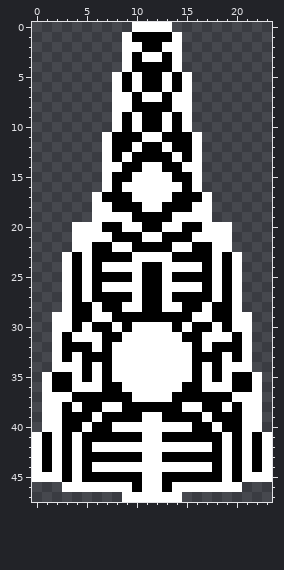
Two versions of one pixel-art sprite, source/images/player/cannons/cannon_cosmic.png. Above, as it was before the edit.
The file is 24x48 pixels.
The result:
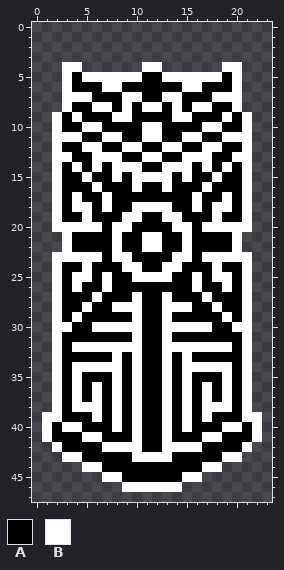
Palette (. is transparent): A #000000  B #ffffff
Difference:
@@ x 0..23 @@
- 0 ..........BBBB..........
- 1 .........BAAAAB.........
- 2 .........BBAABB.........
- 3 .........BABBAB.........
- 4 .........BAAAAB.........
- 5 ........BABAABAB........
- 6 ........BABAABAB........
- 7 ........BBABBABB........
- 8 ........BBAAAABB........
- 9 ........BABAABAB........
-10 ........BABAABAB........
-11 .......BAAABBAAAB.......
-12 .......BAABAABAAB.......
-13 .......BABAAAABAB.......
-14 .......BBAABBAABB.......
-15 .......BAABBBBAAB.......
-16 .......BABBBBBBAB.......
-17 ......BAAABBBBAAAB......
-18 ......BBAAABBAAABB......
-19 ......BBBBAAAABBBB......
-20 ....BBBAABBAABBAABBB....
-21 ....BBBBAAABBAAABBBB....
-22 ....BBAABBAAAABBAABB....
-23 ...BABAAAABBBBAAAABAB...
-24 ...BABABBBBAABBBBABAB...
-25 ...BABAAAABAABAAAABAB...
-26 ...BABABBBBAABBBBABAB...
-27 ...BABAAAABAABAAAABAB...
-28 ...BAABAABBAABBAABAAB...
-29 ..BBAABBAAAAAAAABBAABB..
-30 ..BBABAABABBBBABAABABB..
-31 ..BABBBAABBBBBBAABBBAB..
-32 ..BAAABABBBBBBBBABAAAB..
-33 ..BABAAABBBBBBBBAAABAB..
-34 ..BBBABABBBBBBBBABABBB..
-35 .BAABABABBBBBBBBABABAAB.
-36 .BAABBBAABBBBBBAABBBAAB.
-37 .BBBAAAAAABBBBAAAAAABBB.
-38 .BBABAABBAAAAAABBAABABB.
-39 .BBAAABAAAABBAAAABAAABB.
-40 .BBAABAABBBBBBBBAABAABB.
-41 BABABAAAAAABBAAAAAABABAB
-42 BABABABBBBBBBBBBBBABABAB
-43 BABABAAAAAABBAAAAAABABAB
-44 BABABABBBBBBBBBBBBABABAB
-45 BBBABAAAAAABBAAAAAABABBB
-46 ...BBBBBBBABBABBBBBBB...
-47 .........BBBBBB.........
+ 0 ........................
+ 1 ........................
+ 2 ........................
+ 3 ........................
+ 4 ...BB......BB......BB...
+ 5 ...BABBBBBBAABBBBBBAB...
+ 6 ...BAAABBAAAAAABBAAAB...
+ 7 ...BBBAAABBAABBAAABBB...
+ 8 ...BAABBABABBABABBAAB...
+ 9 ..BABAAABBAAAABBAAABAB..
+10 ..BAABBAAAABBAAAABBAAB..
+11 ..BBBAABBAABBAABBAABBB..
+12 ..BAABBAABBAABBAABBAAB..
+13 ..BBAABBBAABBAABBBAABB..
+14 ..BABABABBBAABBBABABAB..
+15 ..BAABAABABBBBABAABAAB..
+16 ..BAAABAAABAABAAABAAAB..
+17 ..BABAABAAAAAAAABAABAB..
+18 ..BABBABAABBBBAABABBAB..
+19 ..BAABAAABBAABBAAABAAB..
+20 ..BBBBBABBAAAABBABBBBB..
+21 ...BAAAABAABBAABAAAAB...
+22 ...BAAAABAABBAABAAAAB...
+23 ..BBBBBABBAAAABBABBBBB..
+24 ..BAABAAABBAABBAAABAAB..
+25 ..BABBABAABBBBAABABBAB..
+26 ..BABAABAAAAAAAABAABAB..
+27 ..BAAABAAABAABAAABAAAB..
+28 ..BAABAABBBAABBBAABAAB..
+29 ..BABAAAAABAABAAAAABAB..
+30 ..BBAABBBBBAABBBBBAABB..
+31 ..BAAAAAAABAABAAAAAAAB..
+32 ..BABBBBBBBAABBBBBBBAB..
+33 ..BAAAAABABAABABAAAAAB..
+34 ..BABBBBBABAABABBBBBAB..
+35 ..BABAAABABAABABAAABAB..
+36 ..BABABABABAABABABABAB..
+37 ..BABABABABAABABABABAB..
+38 ..BABBBABABAABABABBBAB..
+39 .BBAAABABABAABABABAAABB.
+40 .BABBAAABABAABABAAABBAB.
+41 .BAAABBAAABAABAAABBAAAB.
+42 ..BAAAABBBBAABBBBAAAAB..
+43 ...BBAAAAABBBBAAAAABB...
+44 .....BBAAAAAAAAAABB.....
+45 .......BBAAAAAABB.......
+46 .........BBBBBB.........
+47 ........................
Pixel boxes of the changes (left, top, right, bottom) in both pictures:
changed: (32, 22, 272, 502)
